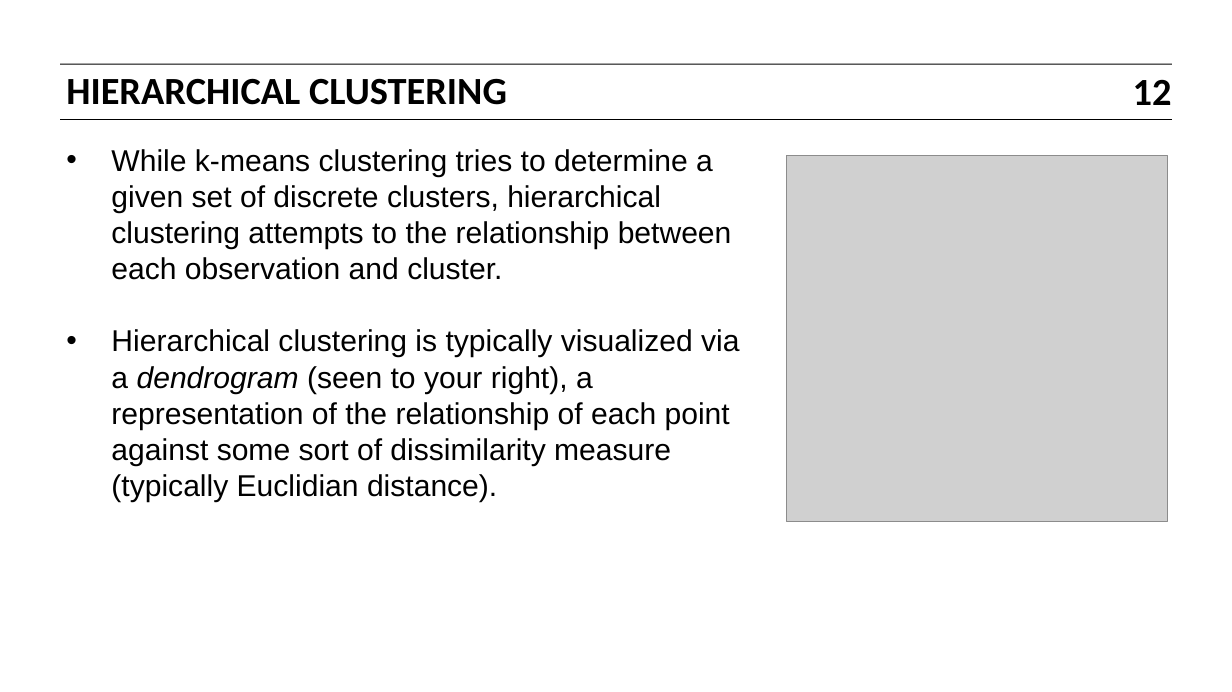
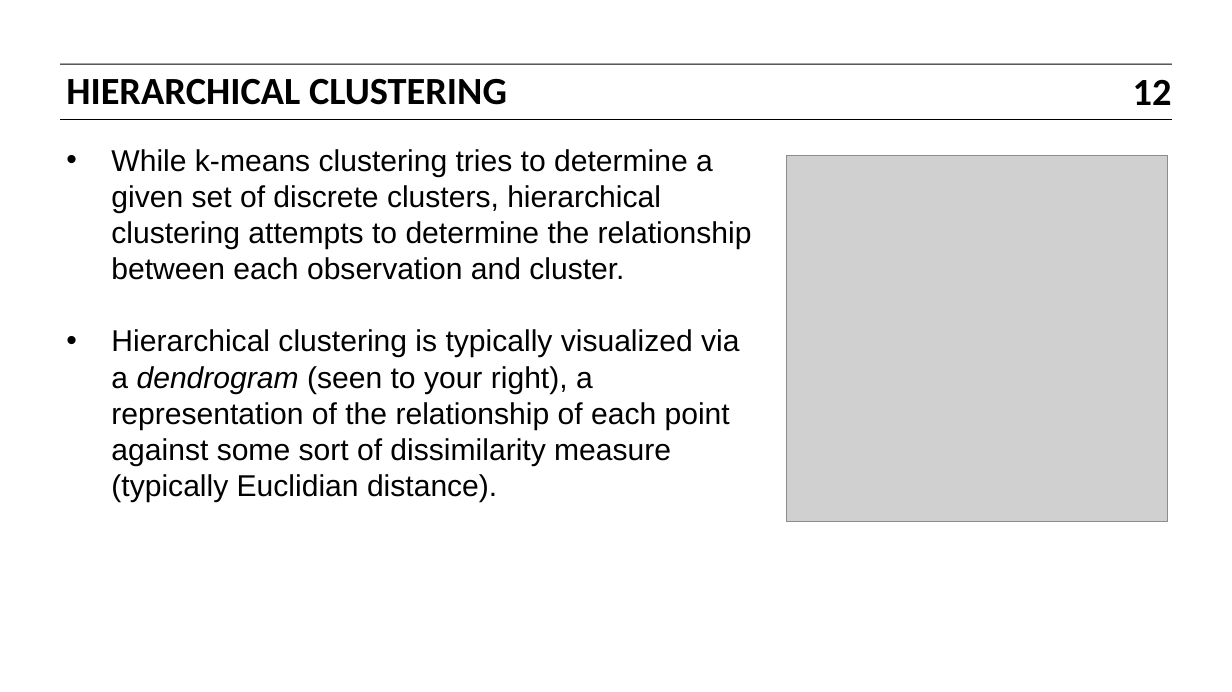
Before and after one commit to bbalin12/DAT5_BOS, a slide deck: slide 12 of slides/11_dimensionality_reduction_and_clustering.pptx. Drawn at 1232x692 pixels with LibreOffice and Linux fonts; fonts in the diff are those of the drawing; grey boxes stand for pictures. Boxes give left, top, right and bottom in pixels: in the first picture for what was removed or moved away, otherwise in the second. Text is boxed around its words. In the diff, an @@ line names an element or a change of style, - is before the commit and + after.

```diff
--- a/slides/11_dimensionality_reduction_and_clustering.pptx
+++ b/slides/11_dimensionality_reduction_and_clustering.pptx
@@ text at (111,149,752,280): text changed @@
-• While k-means clustering tries to determine a given set of discrete clusters, hierarchical clustering attempts to the relationship between each observation and cluster.
+• While k-means clustering tries to determine a given set of discrete clusters, hierarchical clustering attempts to determine the relationship between each observation and cluster.
```
Also in this commit, not shown: 11 other slides changed, 5 other files.
